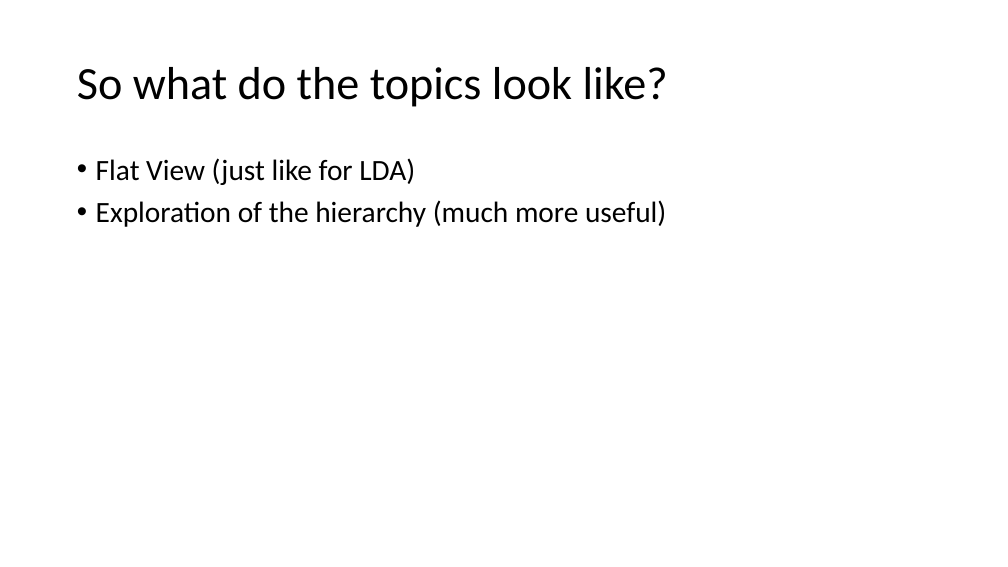
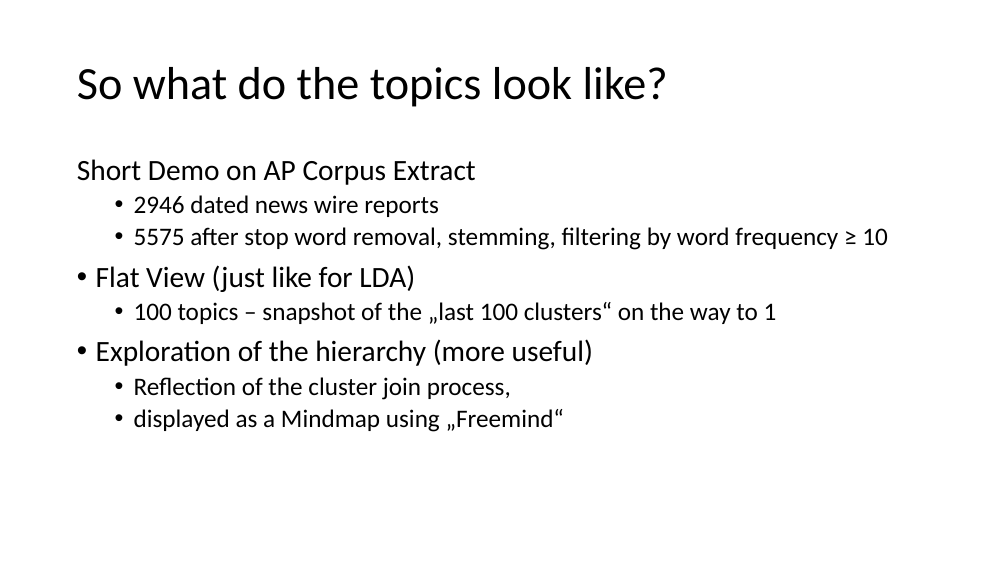
Before and after one commit to pfeiferd/TopicGrouperJ, a slide deck: slide 23 of doc/PTM.pptx. Drawn at 1008x567 pixels with LibreOffice and Linux fonts; fonts in the diff are those of the drawing. Boxes give left, top, right and bottom in pixels: in the first picture for what was removed or moved away, otherwise in the second. Text is boxed around its words. In the diff, an @@ line names an element or a change of style, - is before the commit and + after.

```diff
--- a/doc/PTM.pptx
+++ b/doc/PTM.pptx
@@ text at box(77, 159, 888, 250): paragraphs added @@
+Short Demo on AP Corpus Extract
+  • 2946 dated news wire reports
+  • 5575 after stop word removal, stemming, filtering by word frequency ≥ 10
@@ text at box(96, 302, 777, 432): text changed; size 28 to 24 pt @@
-• Exploration of the hierarchy (much more useful)
+  • 100 topics – snapshot of the „last 100 clusters“ on the way to 1
+• Exploration of the hierarchy (more useful)
+  • Reflection of the cluster join process,
+  • displayed as a Mindmap using „Freemind“
```
Also in this commit, not shown: 7 other slides changed, 1 slide removed.
